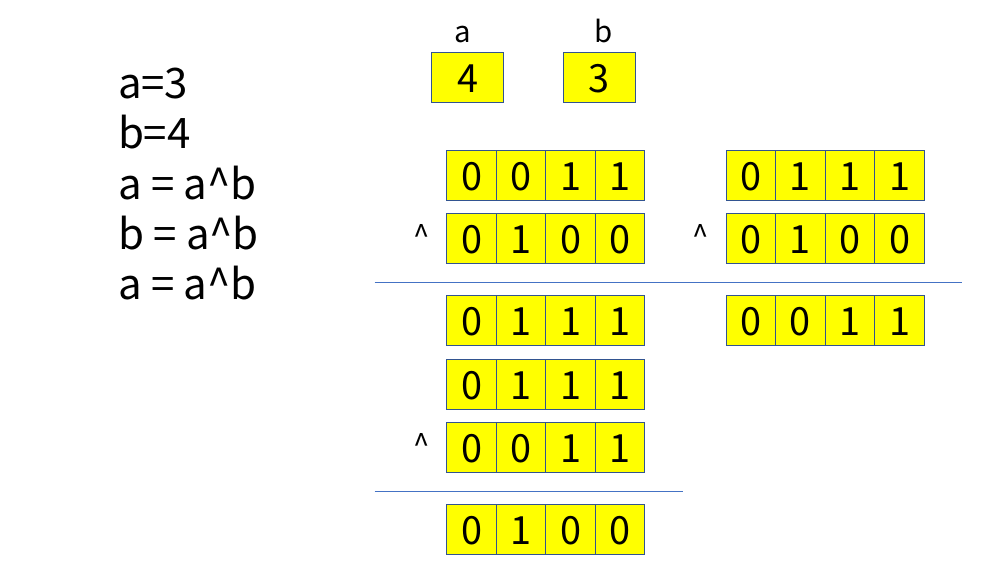
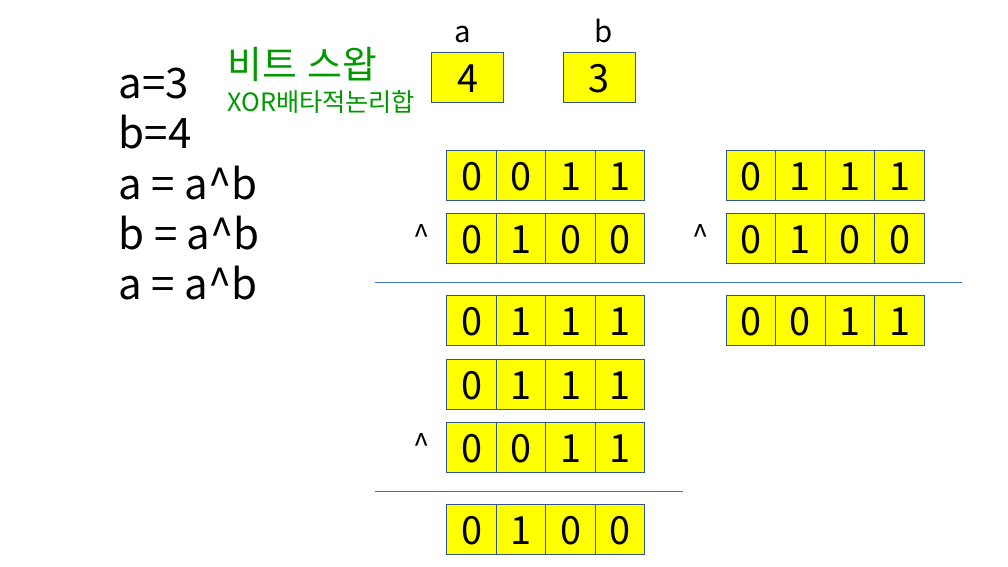
Before and after one commit to kjungmo/2020SBA_pythonAlgorithm, a slide deck: slide 27 of 파이썬.pptx. Drawn at 1008x567 pixels with LibreOffice and Linux fonts; fonts in the diff are those of the drawing. Boxes give left, top, right and bottom in pixels: in the first picture for what was removed or moved away, otherwise in the second. Text is boxed around its words. In the diff, an @@ line names an element or a change of style, - is before the commit and + after.

```diff
--- a/파이썬.pptx
+++ b/파이썬.pptx
@@ text added at (227, 46, 415, 113), 24 pt, text #009900 @@
+비트 스왑
+XOR배타적논리합
```
Also in this commit, not shown: 14 other slides changed.
